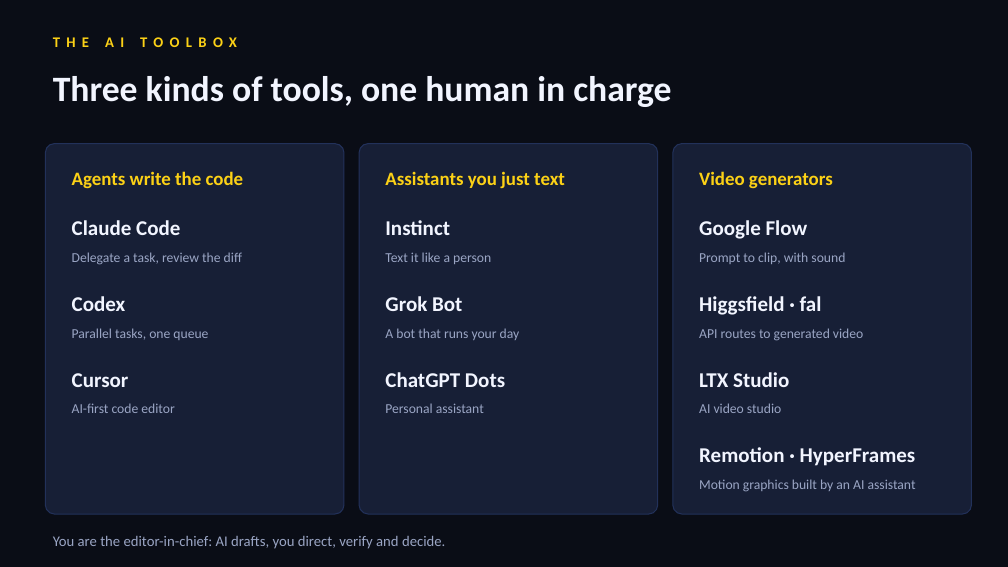
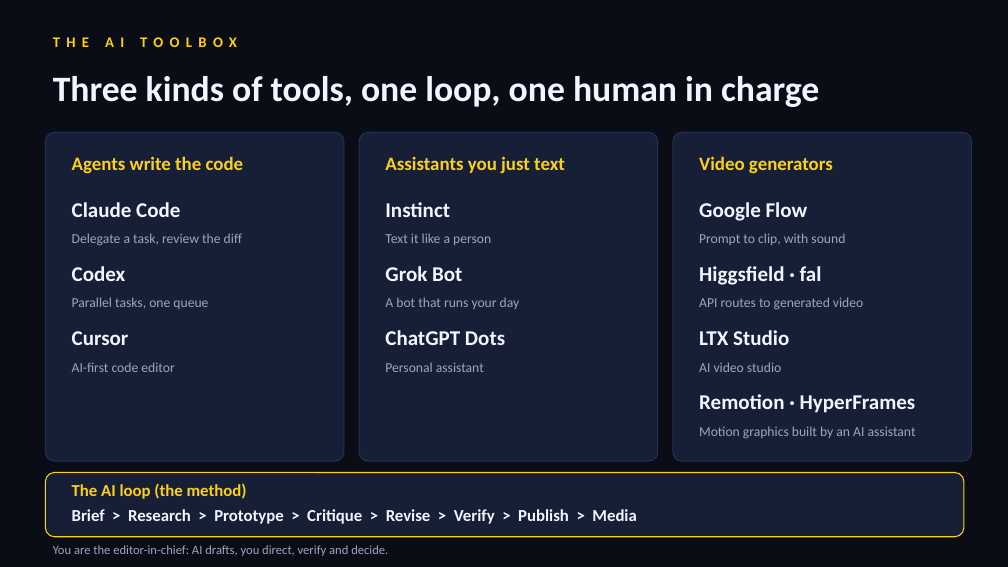
Before and after one commit to SoundGuyAI/RuniLectures, a slide deck: slide 1 of ai-tools/AI-Toolbox-slide.pptx. Drawn at 1008x567 pixels with LibreOffice and Linux fonts; fonts in the diff are those of the drawing. Boxes give left, top, right and bottom in pixels: in the first picture for what was removed or moved away, otherwise in the second. Text is boxed around its words. In the diff, an @@ line names an element or a change of style, - is before the commit and + after.

Commit message:
Toolbox slide: add the AI loop

```diff
--- a/ai-tools/AI-Toolbox-slide.pptx
+++ b/ai-tools/AI-Toolbox-slide.pptx
@@ text at <box>53,76,819,107</box>: text changed @@
-Three kinds of tools, one human in charge
+Three kinds of tools, one loop, one human in charge
@@ rounded rectangle: place and size @@
-rounded rectangle at <box>45,144,344,514</box>
+rounded rectangle at <box>45,132,344,461</box>
@@ rounded rectangle: place and size @@
-rounded rectangle at <box>359,144,658,514</box>
+rounded rectangle at <box>359,132,658,461</box>
@@ rounded rectangle: place and size @@
-rounded rectangle at <box>673,144,972,514</box>
+rounded rectangle at <box>673,132,972,461</box>
@@ 3 texts: place and size @@
-3 texts at <box>72,171,833,189</box>
+3 texts at <box>72,156,833,174</box>
@@ 6 texts: place and size @@
-6 texts at <box>72,220,845,265</box>
+6 texts at <box>72,202,845,246</box>
@@ 6 texts: place and size @@
-6 texts at <box>72,296,863,341</box>
+6 texts at <box>72,266,863,310</box>
@@ 6 texts: place and size @@
-6 texts at <box>72,372,789,413</box>
+6 texts at <box>72,330,789,372</box>
@@ text "Remotion · HyperFrames": place and size @@
-text "Remotion · HyperFrames" at <box>699,447,916,466</box>
+text "Remotion · HyperFrames" at <box>699,394,916,413</box>
@@ text "Motion graphics built by an ...": place and size @@
-text "Motion graphics built by an ..." at <box>699,479,916,492</box>
+text "Motion graphics built by an ..." at <box>699,426,916,439</box>
@@ rounded rectangle added at <box>45,473,964,537</box>, fill #171F36, outline #FCD116 1 pt @@
@@ text added at <box>72,483,247,499</box>, 16 pt, text #FCD116, bold @@
+The AI loop (the method)
@@ text added at <box>72,509,636,524</box>, 16 pt, text #F2F5FF, bold @@
+Brief > Research > Prototype > Critique > Revise > Verify > Publish > Media
@@ text "You are the editor-in-chief: AI ...": place and size @@
-text "You are the editor-in-chief: AI ..." at <box>53,536,445,549</box>
+text "You are the editor-in-chief: AI ..." at <box>53,545,388,556</box>
@@ text "You are the editor-in-chief: AI ..." at <box>53,545,388,556</box>: size 14 to 12 pt @@
```
